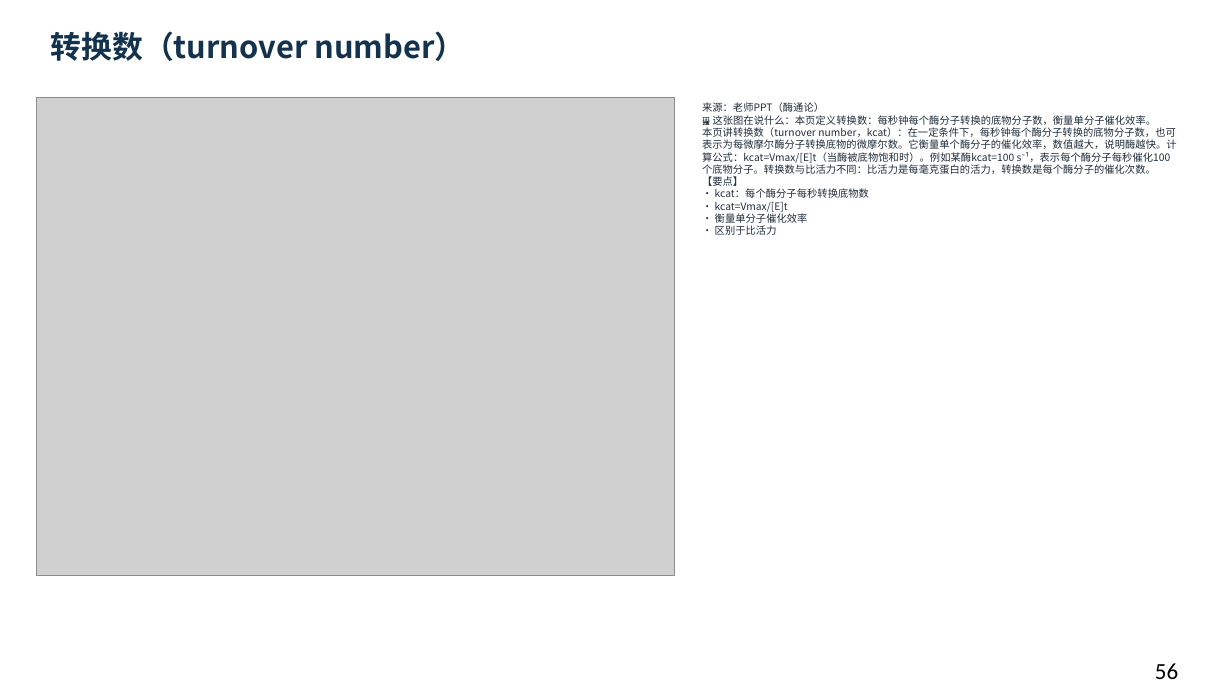
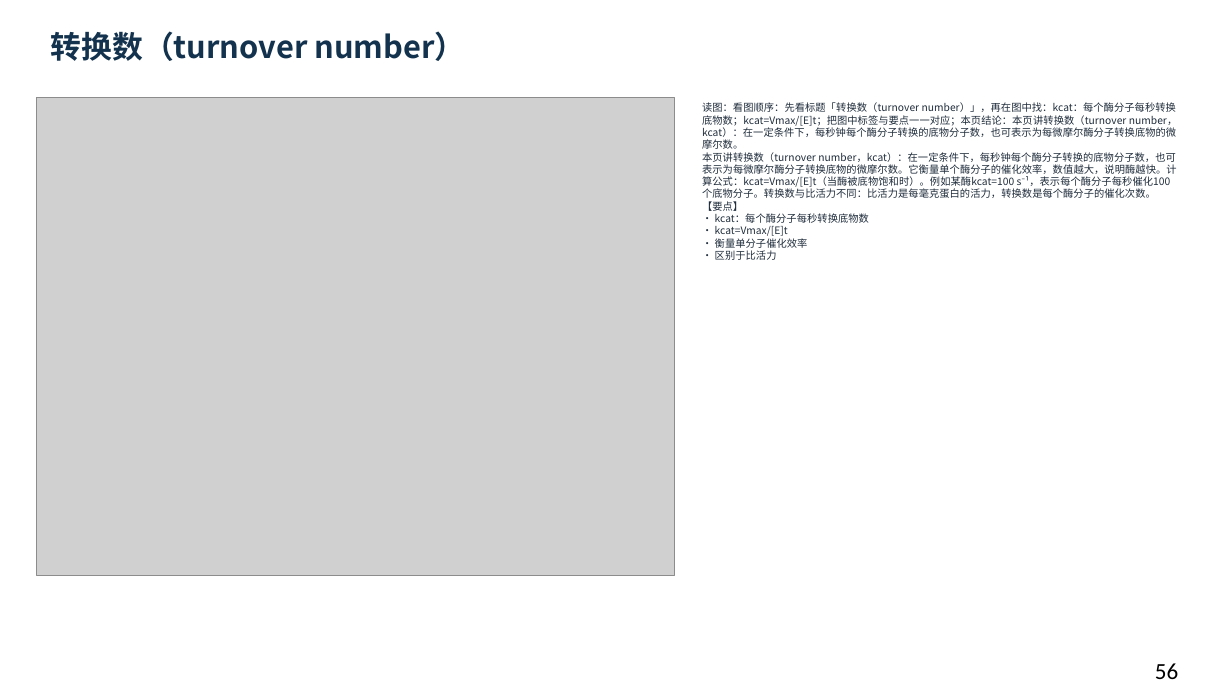
Before and after one commit to newkan-li/Biochemistry, a slide deck: slide 56 of downloads/bc06-ai-style.pptx. Drawn at 1232x693 pixels with LibreOffice and Linux fonts; fonts in the diff are those of the drawing; grey boxes stand for pictures. Boxes give left, top, right and bottom in pixels: in the first picture for what was removed or moved away, otherwise in the second. Text is boxed around its words. In the diff, an @@ line names an element or a change of style, - is before the commit and + after.

```diff
--- a/downloads/bc06-ai-style.pptx
+++ b/downloads/bc06-ai-style.pptx
@@ text at [702,102,1178,260]: text changed @@
-来源：老师PPT（酶通论）
-🖼 这张图在说什么：本页定义转换数：每秒钟每个酶分子转换的底物分子数，衡量单分子催化效率。
-本页讲转换数（turnover number，kcat）：在一定条件下，每秒钟每个酶分子转换的底物分子数，也可表示为每微摩尔酶分子转换底物的微摩尔数。它衡量单个酶分子的催化效率，数值越大，说明酶越快。计算公式：kcat=Vmax/[E]t（当酶被底物饱和时）。例如某酶kcat=100 s⁻¹，表示每个酶分子每秒催化100个底物分子。转换数与比活力不同：比活力是每毫克蛋白的活力，转换数是每个酶分子的催化次数。
-【要点】
-• kcat：每个酶分子每秒转换底物数
-• kcat=Vmax/[E]t
-• 衡量单分子催化效率
-• 区别于比活力
+读图：看图顺序：先看标题「转换数（turnover number）」，再在图中找：kcat：每个酶分子每秒转换底物数；kcat=Vmax/[E]t；把图中标签与要点一一对应；本页结论：本页讲转换数（turnover number，kcat）：在一定条件下，每秒钟每个酶分子转换的底物分子数，也可表示为每微摩尔酶分子转换底物的微摩尔数。
+本页讲转换数（turnover number，kcat）：在一定条件下，每秒钟每个酶分子转换的底物分子数，也可表示为每微摩尔酶分子转换底物的微摩尔数。它衡量单个酶分子的催化效率，数值越大，说明酶越快。计算公式：kcat=Vmax/[E]t（当酶被底物饱和时）。例如某酶kcat=100 s⁻¹，表示每个酶分子每秒催化100个底物分子。转换数与比活力不同：比活力是每毫克蛋白的活力，转换数是每个酶分子的催化次数。
+【要点】
+• kcat：每个酶分子每秒转换底物数
+• kcat=Vmax/[E]t
+• 衡量单分子催化效率
+• 区别于比活力
```
Also in this commit, not shown: 151 other slides changed, 5 other files.
